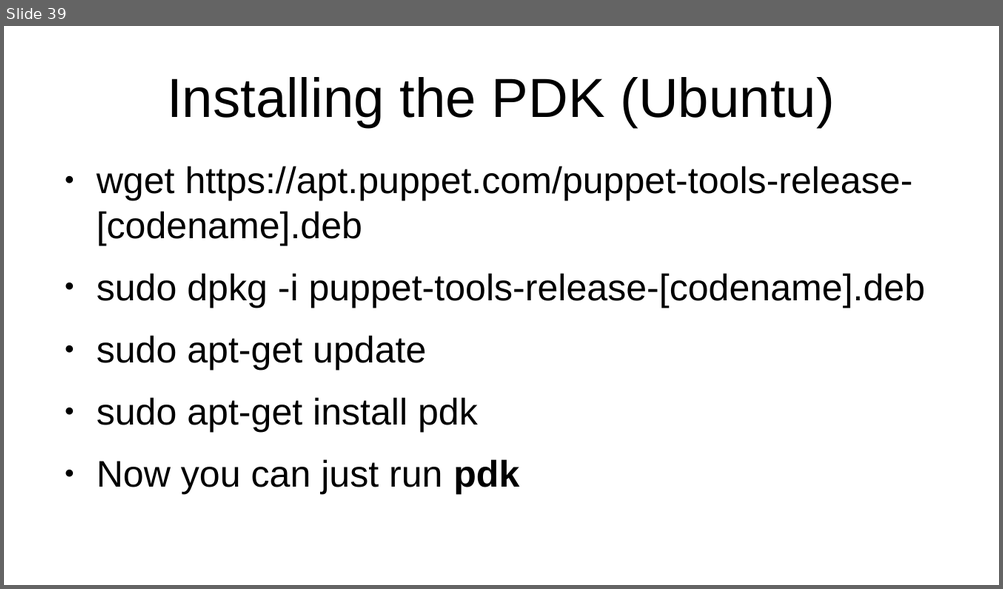
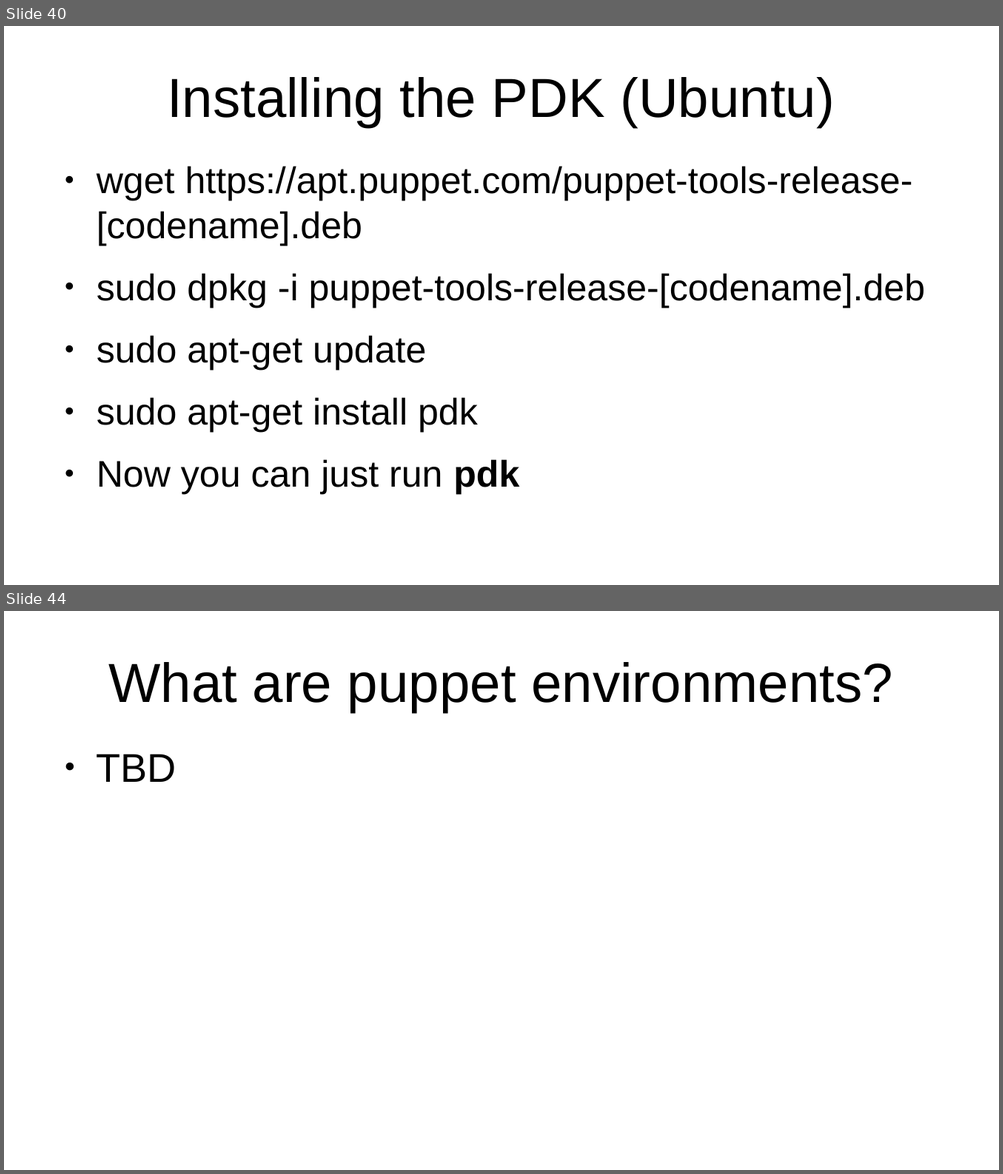
Before and after one commit to veltzer/teaching-puppet, a slide deck: slides.odp. Shown one above the other, each under a label of ours: slide 39 before the commit, slides 40 and 44 after it; the slides between them are not shown. The pictures are 1003x589 and 1003x1174 pixels, drawn with LibreOffice and Linux fonts; fonts in the diff are those of the drawing. Boxes give left, top, right and bottom in pixels: in the first picture for what was removed or moved away, otherwise in the second. Text is boxed around its words. In the diff, an @@ line names an element or a change of style, - is before the commit and + after.

```diff
--- a/slides.odp
+++ b/slides.odp
@@ slide 44 added at (x1=4, y1=611, x2=999, y2=1170), background #FFFFFF @@
@@ title added at (x1=108, y1=662, x2=892, y2=712), 44 pt, text #000000 @@
+What are puppet environments?
@@ text added at (x1=96, y1=754, x2=176, y2=782), 32 pt, text #000000 @@
+● TBD
@@ what was slide 39 is now slide 40 @@
```
Also in this commit, not shown: 1 slide changed, 4 other slides added, 20 other files.
